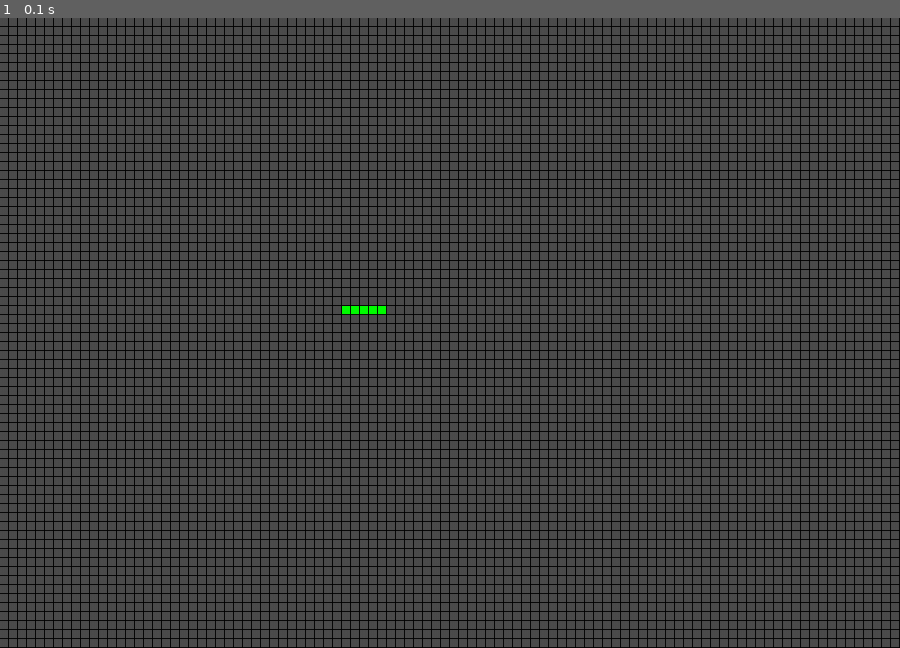
Above: before the commit, frame 1.
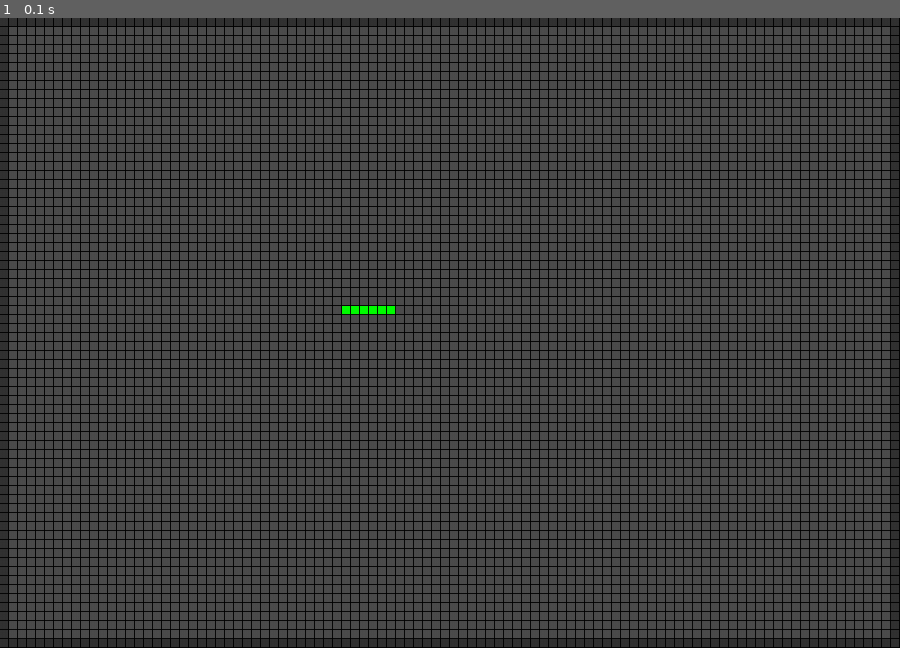
Above: after the commit, the same moment.

Repository: hsadler/learn-pygame
Game: pygame game, started from my_games/snake/snake.py
Same seed, same stepped clock (60 frames per second), same inputs: the game is played once before the commit and once after it.
Inputs:
- Up to frame 1 (0.1 s): no input

The runs differ from the first frame. In frame 1, 3.4% of the frame differs, in the area x 0-100%, y 0-100%.

Commit message:
get snake wall working

Diff:
--- a/my_games/snake/lib/model/config.py
+++ b/my_games/snake/lib/model/config.py
@@ -21,10 +21,12 @@
 
 	GRID_BLOCK_COLOR = pygame.Color('gray30')
 	SNAKE_BLOCK_COLOR = pygame.Color('green')
-	WALL_BLOCK_COLOR = pygame.Color('red')
+	WALL_BLOCK_COLOR = pygame.Color('gray20')
 
 	GRID_WIDTH_BLOCKS = int(SCREEN_PX_WIDTH / BLOCK_PX_WIDTH)
 	GRID_HEIGHT_BLOCKS = int(SCREEN_PX_HEIGHT / BLOCK_PX_HEIGHT)
+
+	SNAKE_START_LENGTH = 6
 
 	def __init__(self):
 		self.pygame = pygame
--- /dev/null
+++ b/my_games/snake/lib/model/wall.py
@@ -0,0 +1,17 @@
+
+from lib.model.game_model_list import GameModelList
+
+# game wall for holding block game objects
+
+
+class Wall(GameModelList):
+
+	def update(self):
+		config = self.game.config
+		for block in self.game_models:
+			block.draw_color(
+				color=config.WALL_BLOCK_COLOR,
+				stroke_color=config.BLOCK_STROKE_COLOR,
+				stroke_width=config.BLOCK_STROKE_PX_WIDTH
+			)
+			block.update()
--- a/my_games/snake/snake.py
+++ b/my_games/snake/snake.py
@@ -6,6 +6,7 @@
 from lib.model.grid import Grid
 from lib.model.block import Block
 from lib.model.snake import Snake
+from lib.model.wall import Wall
 
 from lib.business.game import GameBL
 
@@ -33,15 +34,15 @@
 	)
 	grid.initialize()
 
+	# create wall
+	grid_parimeter = grid.get_parimeter()
+	wall = Wall(game=game, game_models=grid_parimeter)
+	wall.update()
+
 	# create snake
-	rand_grid_line = grid.get_random_line(5)
+	rand_grid_line = grid.get_random_line(config.SNAKE_START_LENGTH)
 	snake = Snake(game=game, game_models=rand_grid_line)
 	snake.update()
-
-	# create wall
-	grid_parimeter = grid.get_parimeter()
-	print(grid_parimeter)
-	# wall = Wall(game=game, game_models=grid_parimeter)
 
 	# initialize with entire display update
 	game.init_display()
